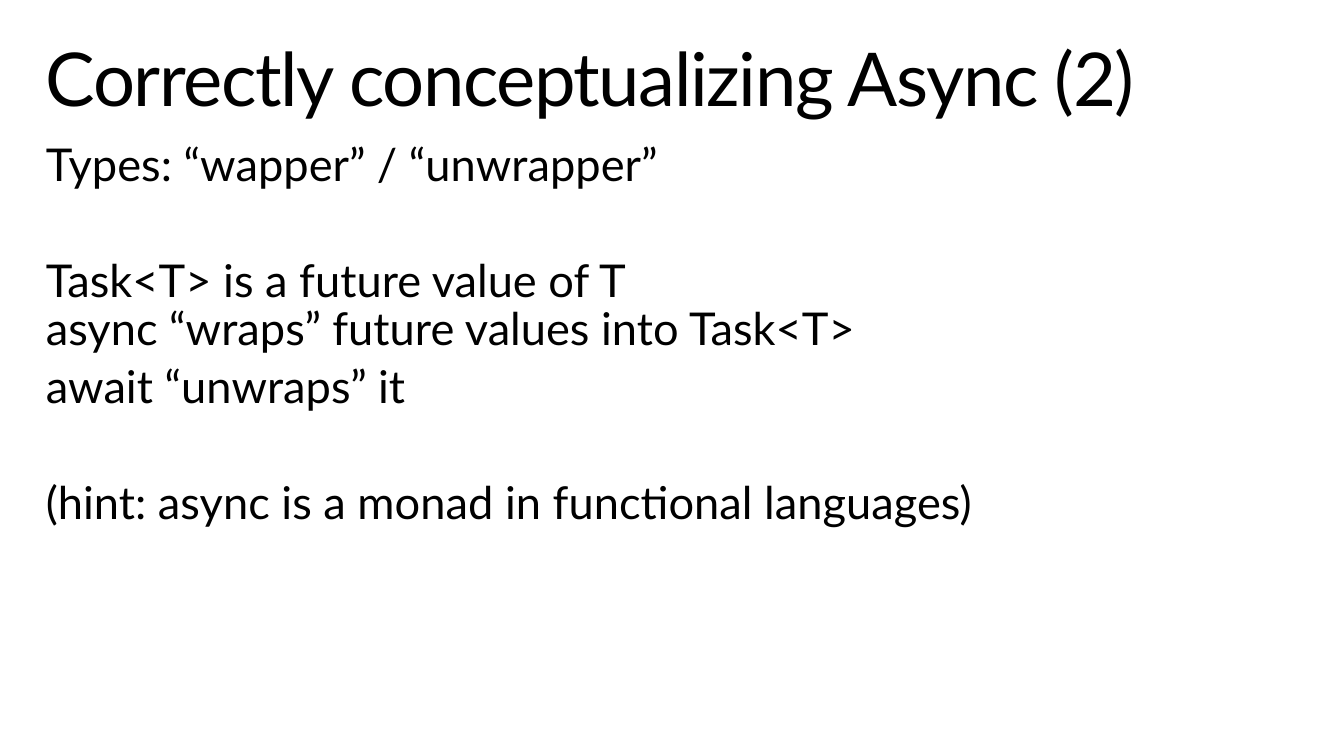
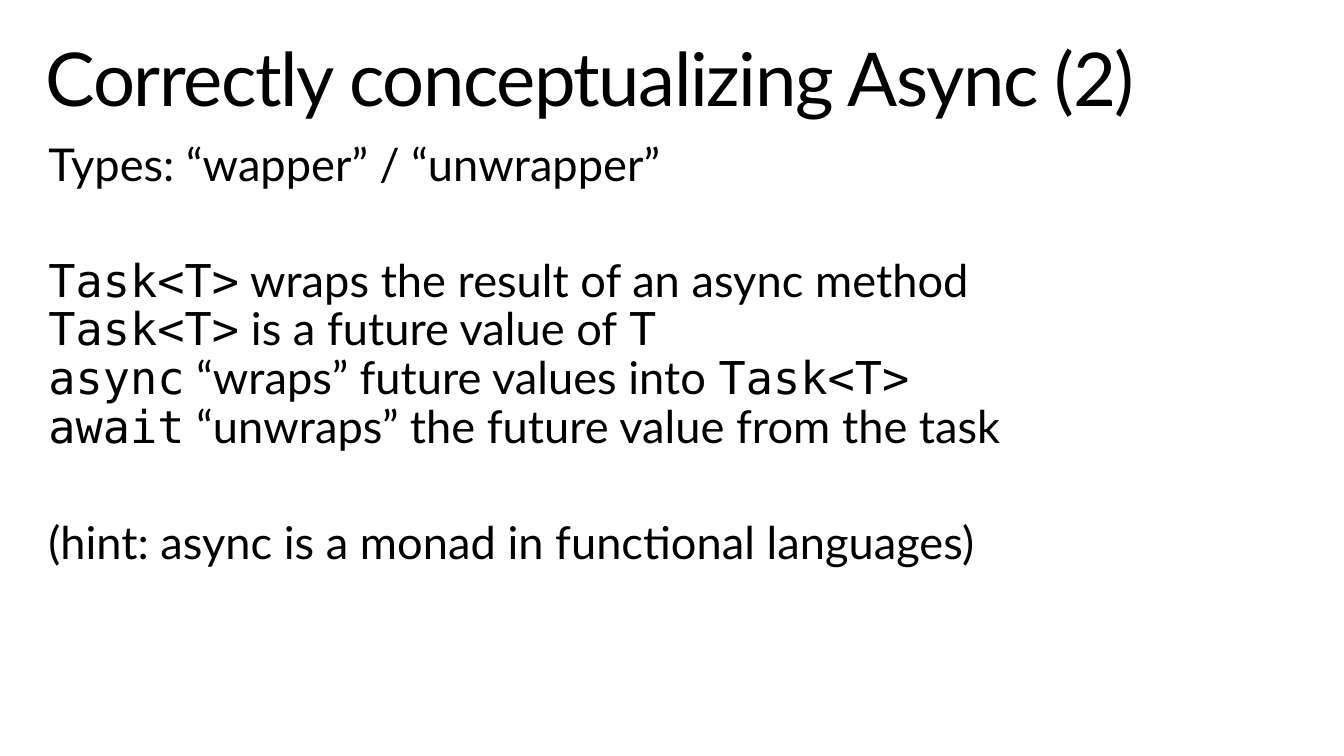
Before and after one commit to StephenCleary/Presentations, a slide deck: slide 12 of Async Pitfalls/Async Pitfalls.pptx (slide 8 before the commit). Drawn at 1344x756 pixels with LibreOffice and Linux fonts; fonts in the diff are those of the drawing; background and template pictures are left out. Boxes give left, top, right and bottom in pixels: in the first picture for what was removed or moved away, otherwise in the second. Text is boxed around its words. In the diff, an @@ line names an element or a change of style, - is before the commit and + after.

Commit message:
Update async pitfalls demo and talk.

```diff
--- a/Async Pitfalls/Async Pitfalls.pptx
+++ b/Async Pitfalls/Async Pitfalls.pptx
@@ text at [48,262,1000,451]: text changed @@
-Task<T> is a future value of T
-async “wraps” future values into Task<T>
-await “unwraps” it
+Task<T> wraps the result of an async method
+Task<T> is a future value of T
+async “wraps” future values into Task<T>
+await “unwraps” the future value from the task
```
Also in this commit, not shown: 14 other slides changed, 3 slides added, 28 slides removed, 25 other files.
